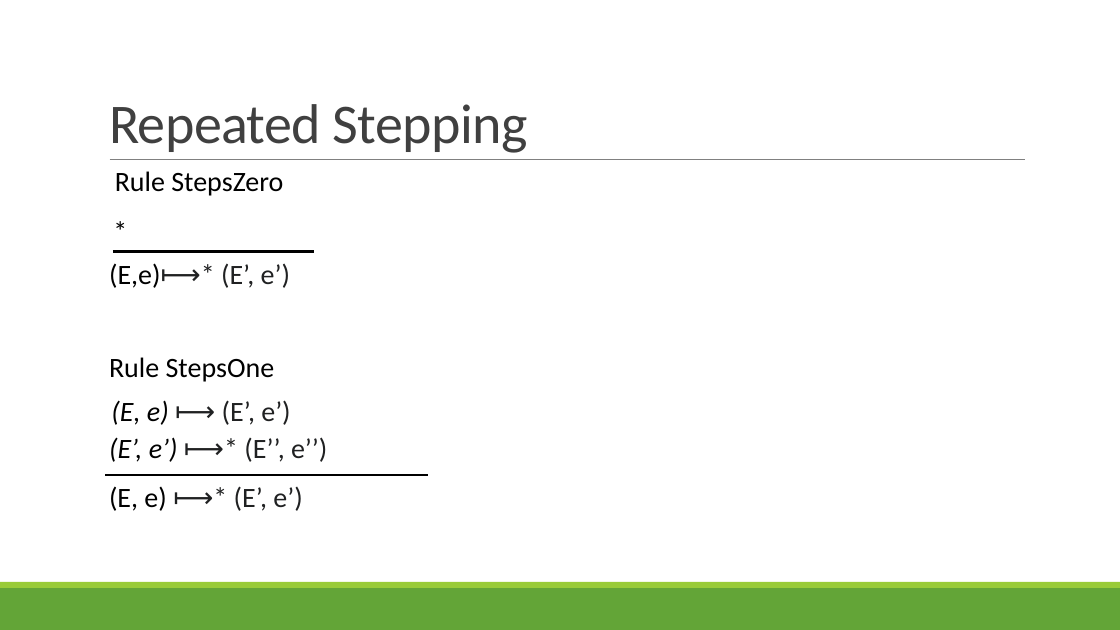
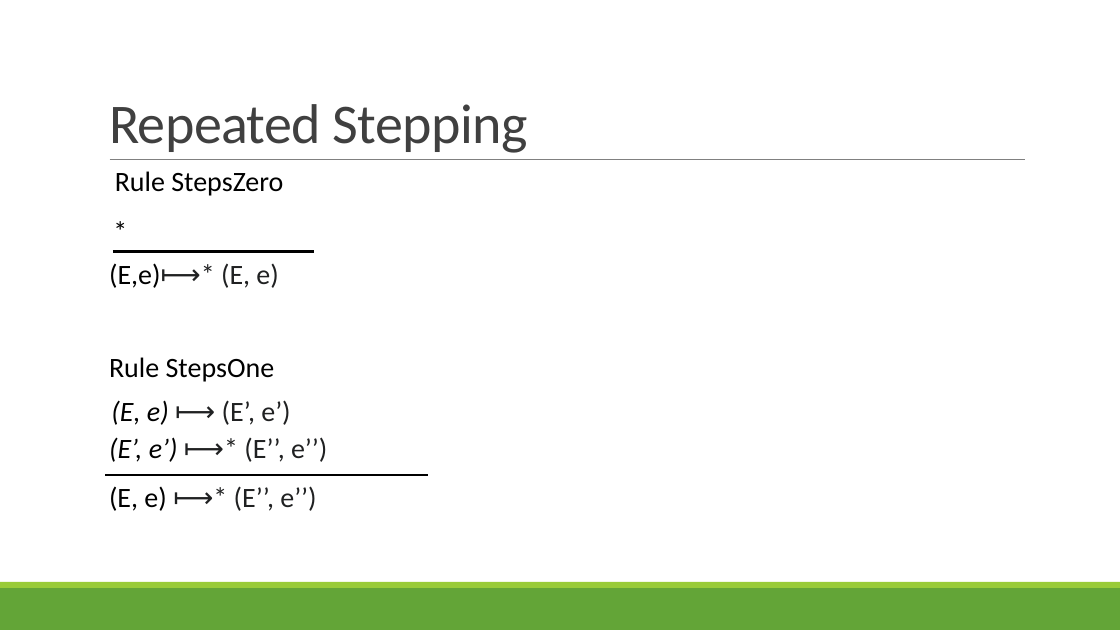
Before and after one commit to rbohrer/pl-course, a slide deck: slide 46 of LectureSlides/06OpSem.pptx. Drawn at 1120x630 pixels with LibreOffice and Linux fonts; fonts in the diff are those of the drawing. Boxes give left, top, right and bottom in pixels: in the first picture for what was removed or moved away, otherwise in the second. Text is boxed around its words. In the diff, an @@ line names an element or a change of style, - is before the commit and + after.

```diff
--- a/LectureSlides/06OpSem.pptx
+++ b/LectureSlides/06OpSem.pptx
@@ text at (109,263,278,288): text changed @@
-(E,e)⟼* (E’, e’)
+(E,e)⟼* (E, e)
@@ text at (109,486,316,511): text changed @@
-(E, e) ⟼* (E’, e’)
+(E, e) ⟼* (E’’, e’’)
```
Also in this commit, not shown: 5 other slides changed.
